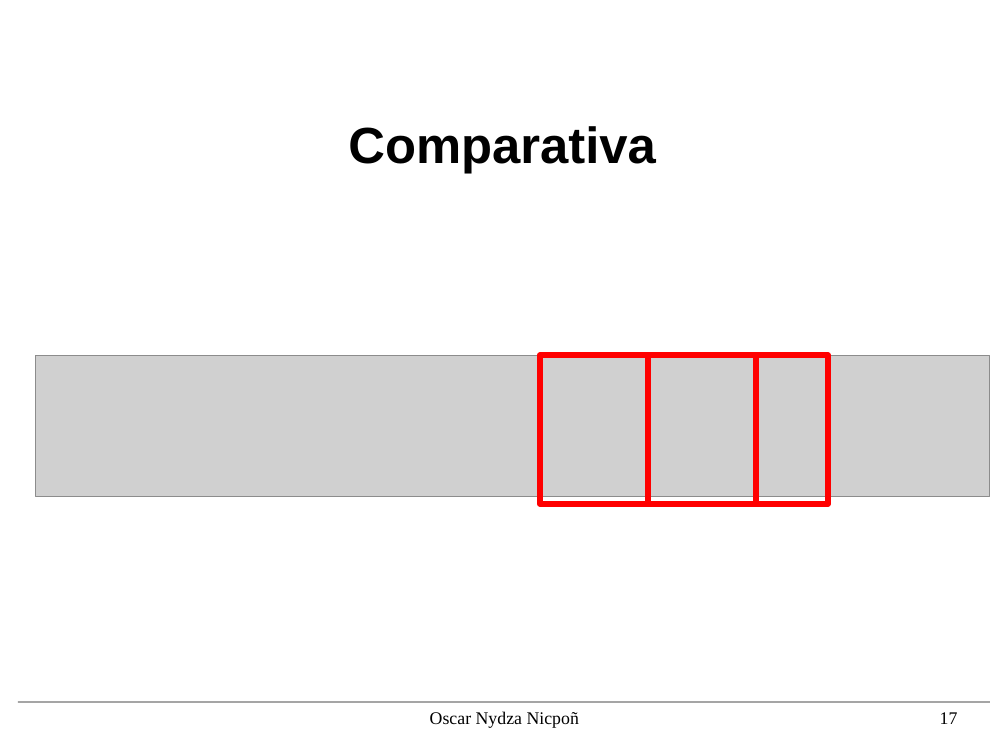
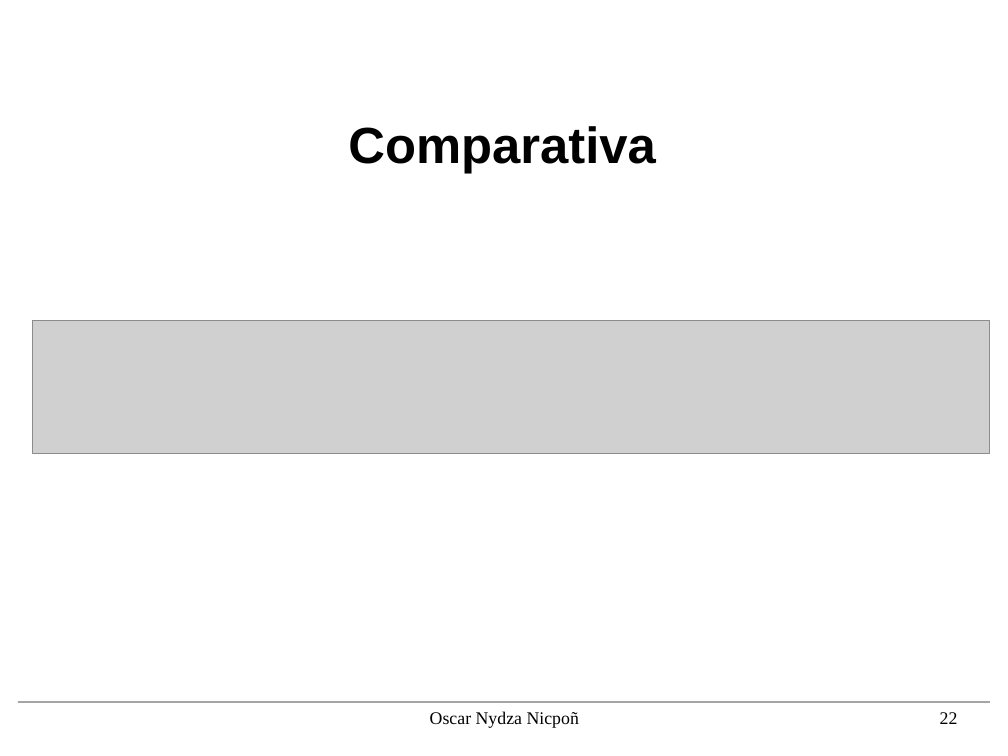
Before and after one commit to nipsn/Spark-TFG, a slide deck: slide 22 of presentacion/diapos.odp (slide 17 before the commit). Drawn at 1008x756 pixels with LibreOffice and Linux fonts; fonts in the diff are those of the drawing; grey boxes stand for pictures; background and template pictures are left out. Boxes give left, top, right and bottom in pixels: in the first picture for what was removed or moved away, otherwise in the second. Text is boxed around its words. In the diff, an @@ line names an element or a change of style, - is before the commit and + after.

```diff
--- a/presentacion/diapos.odp
+++ b/presentacion/diapos.odp
@@ picture: place and size @@
-picture at bbox=[36, 355, 990, 497]
+picture at bbox=[32, 320, 991, 453]
@@ rectangle removed at bbox=[541, 355, 649, 504] @@
@@ rectangle removed at bbox=[649, 355, 756, 504] @@
@@ rectangle removed at bbox=[756, 355, 829, 504] @@
@@ page number at bbox=[940, 712, 958, 724]: text changed @@
-17
+22
```
Also in this commit, not shown: 7 other slides changed, 8 slides added, 2 other files.
